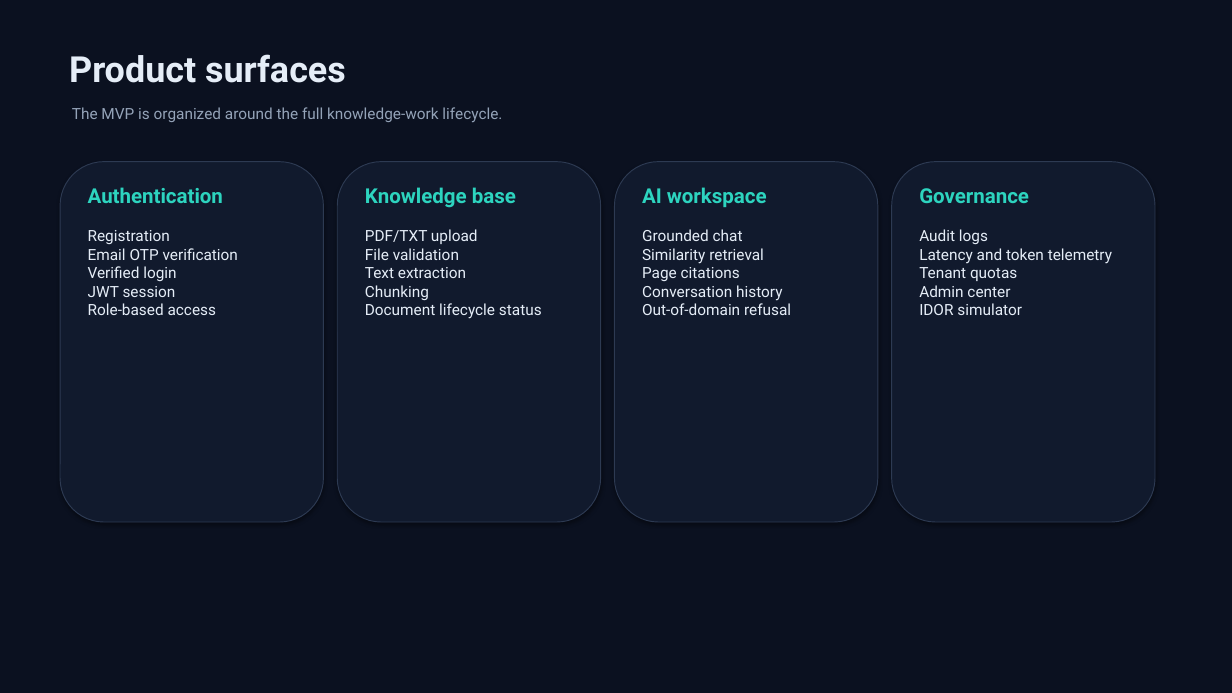
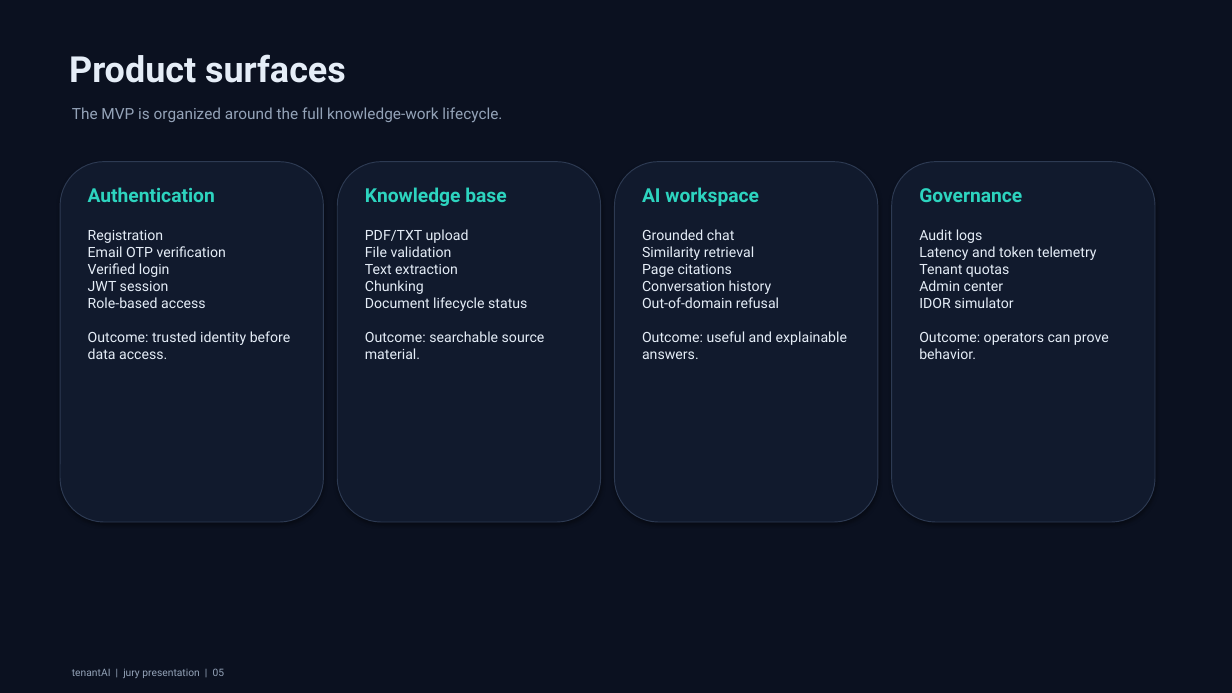
Before and after one commit to aksharganji23/tenantAI, a slide deck: slide 5 of presentation/SaaSsum_AI_Presentation.pptx. Drawn at 1232x693 pixels with LibreOffice and Linux fonts; fonts in the diff are those of the drawing. Boxes give left, top, right and bottom in pixels: in the first picture for what was removed or moved away, otherwise in the second. Text is boxed around its words. In the diff, an @@ line names an element or a change of style, - is before the commit and + after.

```diff
--- a/presentation/SaaSsum_AI_Presentation.pptx
+++ b/presentation/SaaSsum_AI_Presentation.pptx
@@ size 16 to 15 pt in 4 elements at bbox=[88, 187, 215, 202], bbox=[365, 187, 506, 206], bbox=[642, 187, 759, 206], bbox=[919, 188, 1022, 202] @@
@@ text at bbox=[88, 230, 291, 359]: text changed; size 12 to 11 pt @@
-Registration
-Email OTP verification
-Verified login
-JWT session
-Role-based access
+Registration
+Email OTP verification
+Verified login
+JWT session
+Role-based access
+Outcome: trusted identity before data access.
@@ text at bbox=[365, 229, 545, 359]: text changed; size 12 to 11 pt @@
-PDF/TXT upload
-File validation
-Text extraction
-Chunking
-Document lifecycle status
+PDF/TXT upload
+File validation
+Text extraction
+Chunking
+Document lifecycle status
+Outcome: searchable source material.
@@ text at bbox=[642, 229, 847, 359]: text changed; size 12 to 11 pt @@
-Grounded chat
-Similarity retrieval
-Page citations
-Conversation history
-Out-of-domain refusal
+Grounded chat
+Similarity retrieval
+Page citations
+Conversation history
+Out-of-domain refusal
+Outcome: useful and explainable answers.
@@ text at bbox=[919, 229, 1109, 359]: text changed; size 12 to 11 pt @@
-Audit logs
-Latency and token telemetry
-Tenant quotas
-Admin center
-IDOR simulator
+Audit logs
+Latency and token telemetry
+Tenant quotas
+Admin center
+IDOR simulator
+Outcome: operators can prove behavior.
@@ text added at bbox=[72, 668, 225, 678], 8 pt, text #94A3B8 @@
+tenantAI | jury presentation | 05
```
Also in this commit, not shown: 22 other slides changed, 1 other file.
